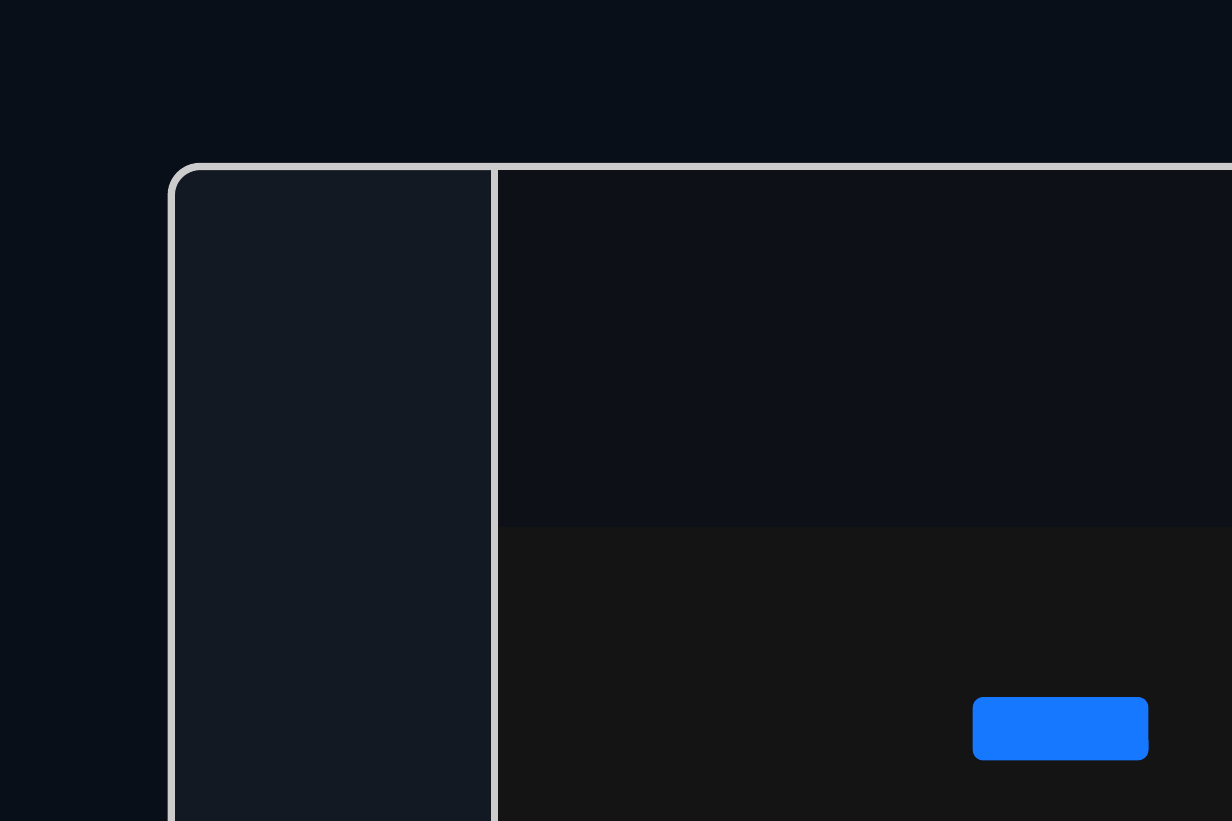
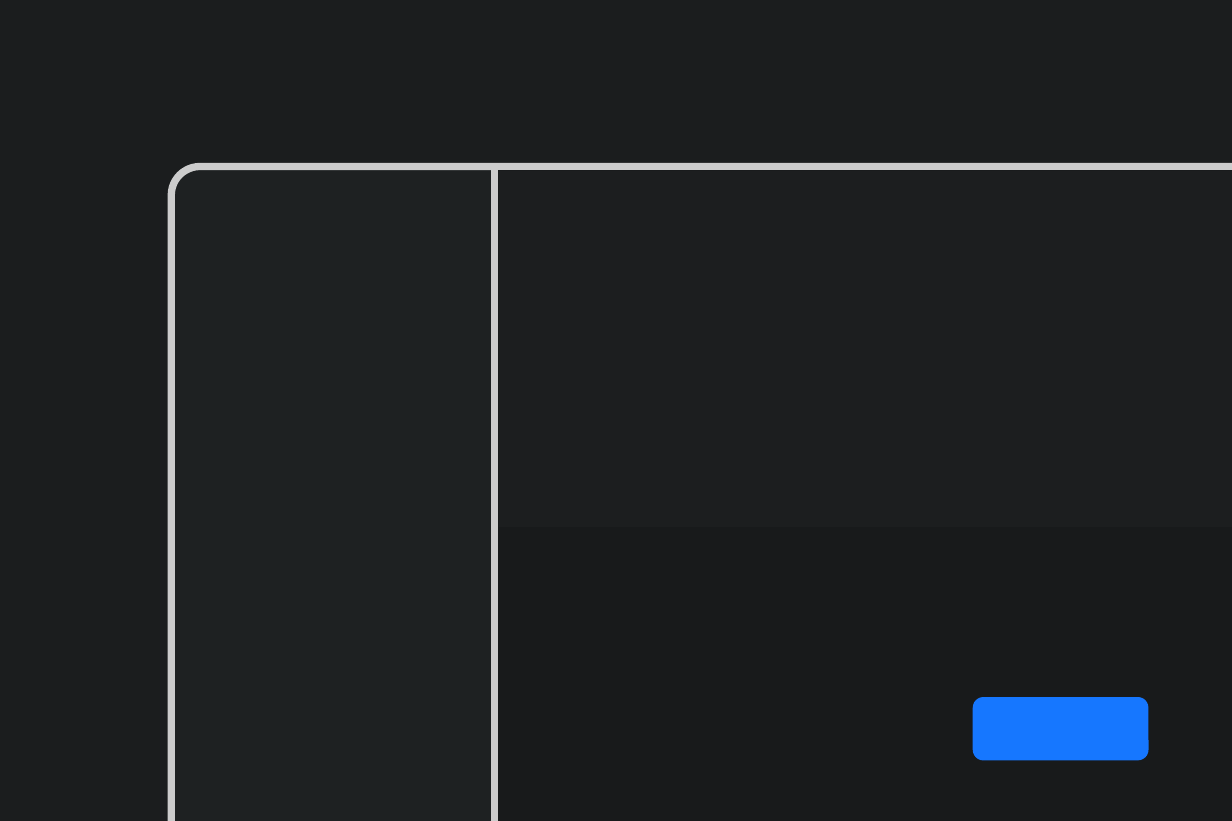
Before and after one commit to ChatSJTU/ChatSJTU, a slide deck: slide 2 of misc/svg-drawer.pptx. Drawn at 1232x821 pixels with LibreOffice and Linux fonts; fonts in the diff are those of the drawing. Boxes give left, top, right and bottom in pixels: in the first picture for what was removed or moved away, otherwise in the second. Text is boxed around its words. In the diff, an @@ line names an element or a change of style, - is before the commit and + after.

Commit message:
chore(misc): update svg-drawer slides file

```diff
--- a/misc/svg-drawer.pptx
+++ b/misc/svg-drawer.pptx
@@ background #080F18 to #1B1D1E @@
@@ rounded rectangle at <box>172,167,1232,821</box>: fill #131923 to #1E2122 @@
@@ rectangle at <box>496,167,1232,821</box>: fill #141414 to #181A1B @@
@@ rectangle at <box>499,170,1232,527</box>: fill #0D1117 to #1C1E1F @@
```
Also in this commit, not shown: 1 other file.
